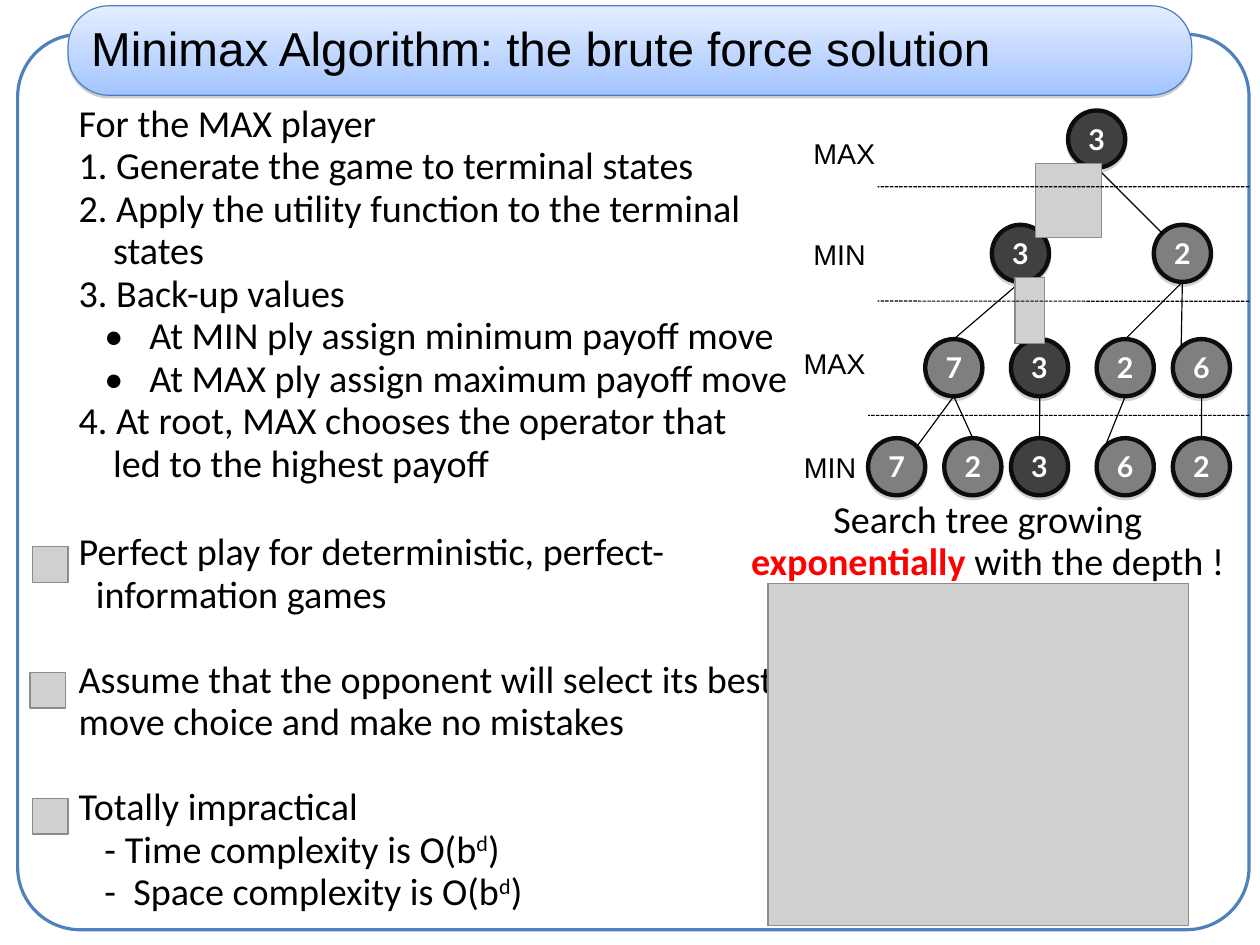
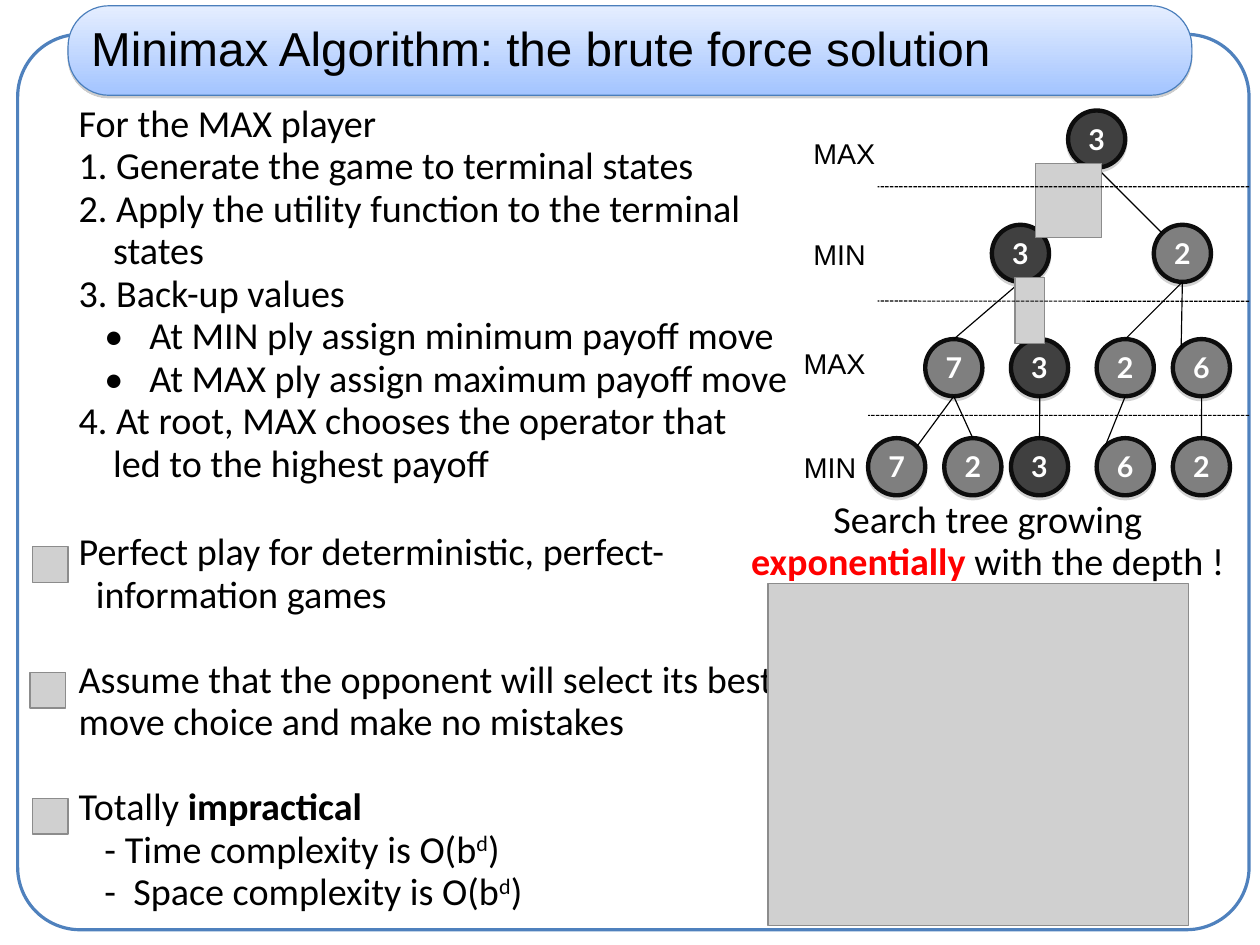
Before and after one commit to haspeleo/Android-Dev, a slide deck: slide 1 of MCTS/mcts_xp.ppt. Drawn at 1260x945 pixels with LibreOffice and Linux fonts; fonts in the diff are those of the drawing; grey boxes stand for pictures; background and template pictures are left out. Boxes give left, top, right and bottom in pixels: in the first picture for what was removed or moved away, otherwise in the second. Text is boxed around its words. In the diff, an @@ line names an element or a change of style, - is before the commit and + after.

```diff
--- a/MCTS/mcts_xp.ppt
+++ b/MCTS/mcts_xp.ppt
@@ text at <box>79,793,362,826</box>: bold on in "impractical" @@
```
Also in this commit, not shown: 5 other slides changed.
